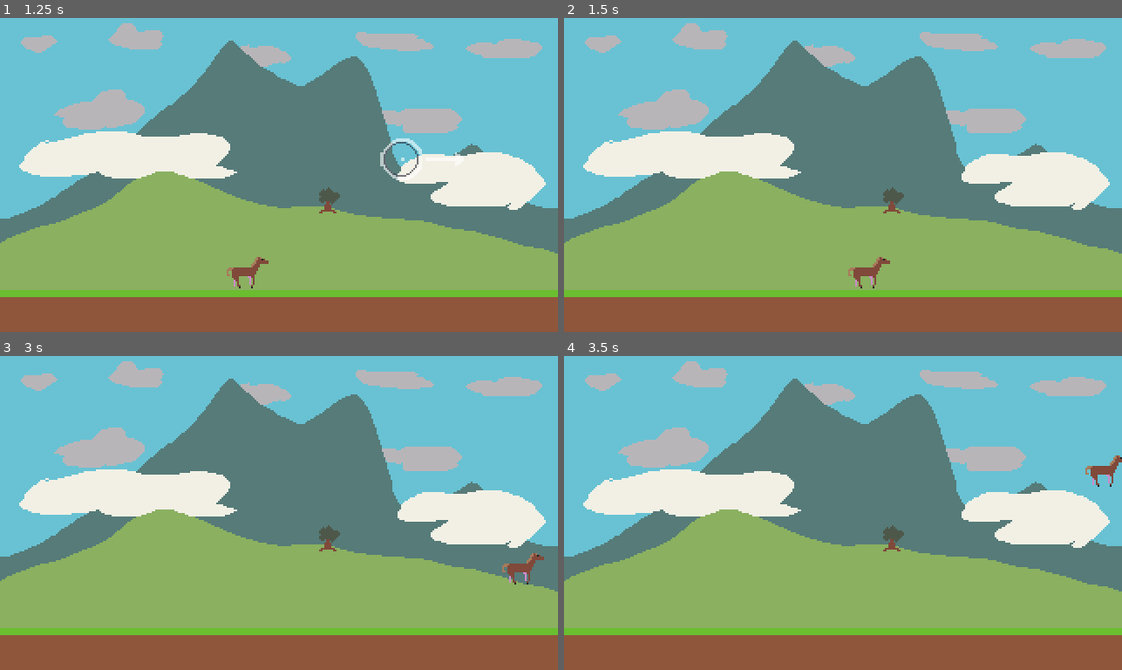
Above: before the commit, frames 1-4 (two rows, left to right).
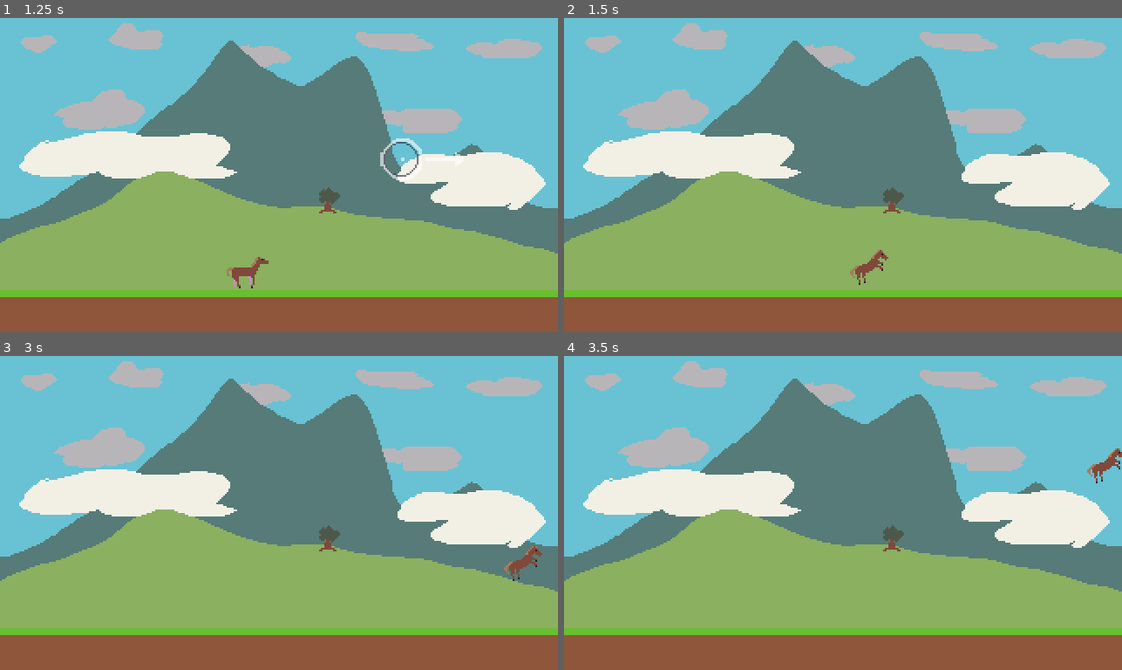
Above: after the commit, the same moments.

Repository: ErwinPrograms/Mini-Jam-205-Horses
Game: Godot game, scene res://scenes/roots/game.tscn
Same seed, same stepped clock (60 frames per second), same inputs: the game is played once before the commit and once after it.
Inputs (mouse positions are in pixels of both pictures, inside the frame that each line leads up to):
- Up to frame 1 (1.25 s): tap Enter at 0.5 s; move the mouse to (401, 159) at 0.52 s; press the mouse at (401, 159) at 0.53 s
- Up to frame 2 (1.5 s): tap Space at 1.25 s; move the mouse to (731, 190) at 1.27 s; release the mouse at (731, 190) at 1.28 s; click (731, 190) at 1.35 s
- Up to frame 3 (3 s): move the mouse to (334, 443) at 2.02 s; press the mouse at (334, 443) at 2.03 s; tap Enter at 2.75 s; move the mouse to (251, 575) at 2.77 s; release the mouse at (251, 575) at 2.78 s; click (251, 575) at 2.85 s
- Up to frame 4 (3.5 s): no input

Frame 1 is identical in both runs. In frame 2, 0.3% of the frame differs, in the area x 50-59%, y 73-87%; in frame 3, 0.3%; in frame 4, 0.3%.

Commit message:
Add new jumping texture for player horse.

Diff:
--- a/scenes/characters/horse_player.gd
+++ b/scenes/characters/horse_player.gd
@@ -1,11 +1,19 @@
 class_name HorsePlayer
 extends RigidBody2D
+
+var _JUMP_TEXTURE: Texture2D = preload("uid://b1yrtrcigajii")
+var _LAND_TEXTURE: Texture2D = preload("uid://dwci8yofvnu7x")
 
 @export var launch_power: float = 75
 @export var max_jumps: int = 3
 
 var _remaining_jumps: int
-var _in_air: bool
+var _in_air: bool = false:
+	set(value):
+		var sprite_texture: Texture2D = _JUMP_TEXTURE if value else _LAND_TEXTURE
+		sprite_2d.texture = sprite_texture
+	get:
+		return _in_air
 
 @onready var sprite_2d: Sprite2D = $Sprite2D
 
--- a/scenes/roots/game.tscn
+++ b/scenes/roots/game.tscn
@@ -11,7 +11,7 @@
 [node name="Game" type="Node2D" unique_id=368179119]
 script = ExtResource("1_jmdlf")
 
-[node name="Background320180" type="Sprite2D" parent="." unique_id=316795862]
+[node name="BackgroundSprite" type="Sprite2D" parent="." unique_id=316795862]
 z_index = -1
 texture = ExtResource("2_dimhi")
 centered = false
Binary file added: assets/horse-jump.png
Not shown, added: assets/horse-jump.png.import
